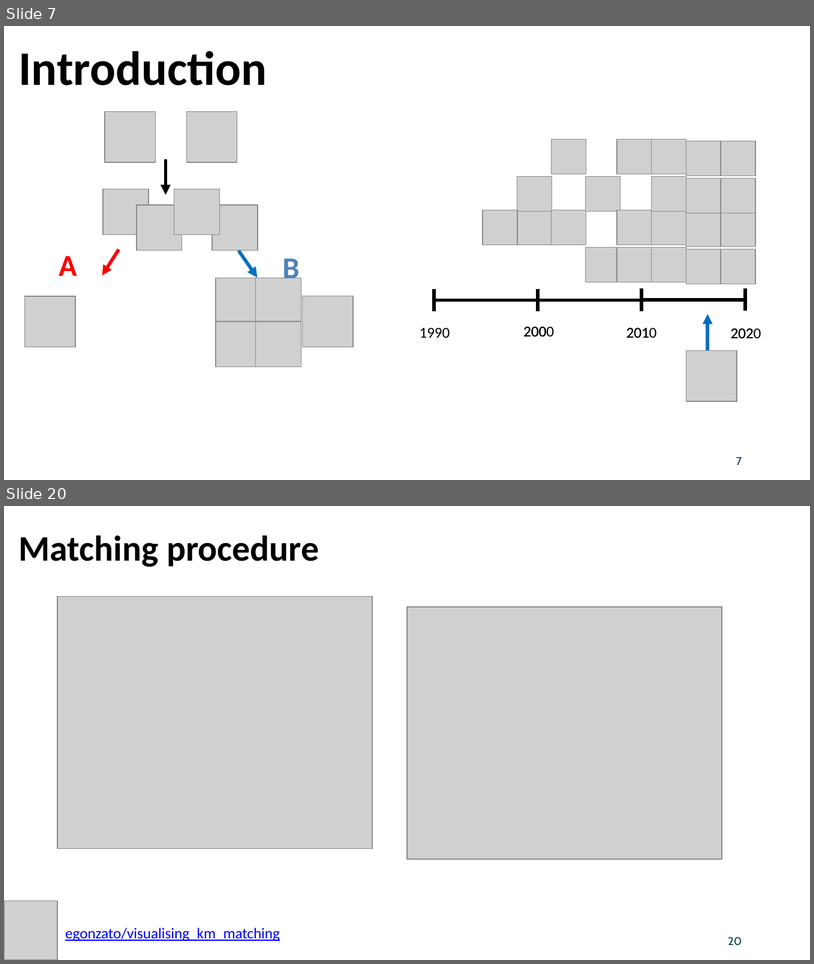
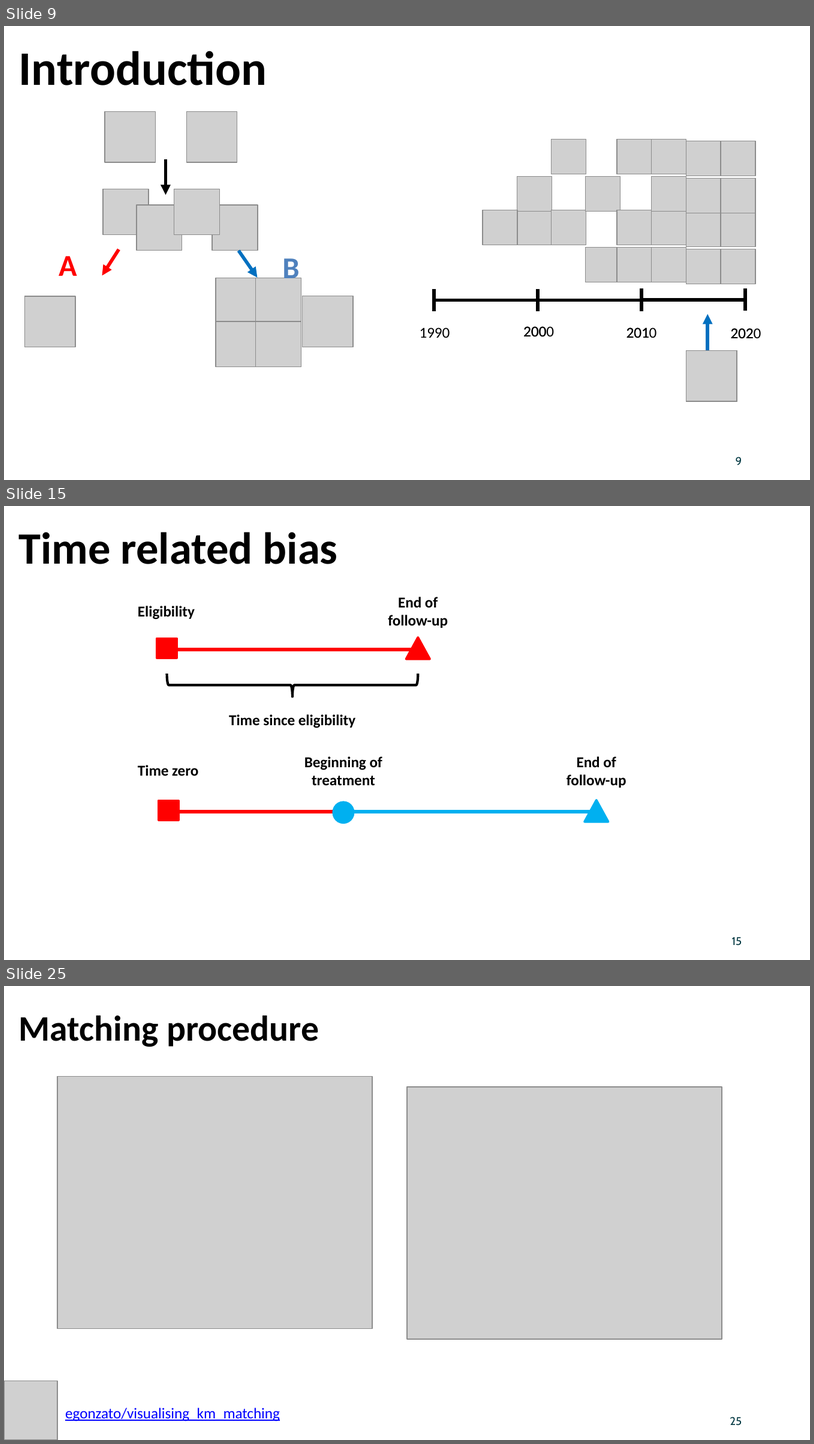
Before and after one commit to egonzato/PortfolioSetUp, a slide deck: public/assessing_comparability_sat_anchoring_eg_submission.pptx. Shown one above the other, each under a label of ours: slides 7 and 20 before the commit, slides 9, 15 and 25 after it; the slides between them are not shown. The pictures are 814x964 and 814x1444 pixels, drawn with LibreOffice and Linux fonts; fonts in the diff are those of the drawing; grey boxes stand for pictures; background and template pictures are left out. Boxes give left, top, right and bottom in pixels: in the first picture for what was removed or moved away, otherwise in the second. Text is boxed around its words. In the diff, an @@ line names an element or a change of style, - is before the commit and + after.

```diff
--- a/public/assessing_comparability_sat_anchoring_eg_submission.pptx
+++ b/public/assessing_comparability_sat_anchoring_eg_submission.pptx
@@ slide 15 added at <box>4,506,810,960</box>, background picture (left out) @@
@@ text added at <box>18,532,338,564</box>, 40 pt, text #000000, bold @@
+Time related bias
@@ text added at <box>138,606,195,619</box>, 13.5 pt, text #000000, bold @@
+Eligibility
@@ text added at <box>388,597,448,628</box>, 13.5 pt, text #000000, bold @@
+End of follow-up
@@ rectangle added at <box>157,638,177,658</box>, fill #FF0000, outline #FF0000 2 pt @@
@@ line added from (167, 639) to (167, 654), #000000 3 pt @@
@@ line added from (167, 649) to (419, 649), #FF0000 3 pt @@
@@ triangle added at <box>407,637,430,659</box>, fill #FF0000, outline #FF0000 2 pt @@
@@ right brace added at <box>167,674,419,696</box>, outline #000000 2.25 pt @@
@@ text added at <box>229,714,356,728</box>, 13.5 pt, text #000000, bold @@
+Time since eligibility
@@ text added at <box>305,756,383,786</box>, 13.5 pt, text #000000, bold @@
+Beginning of treatment
@@ text added at <box>567,756,627,787</box>, 13.5 pt, text #000000, bold @@
+End of follow-up
@@ text added at <box>138,765,198,776</box>, 13.5 pt, text #000000, bold @@
+Time zero
@@ rectangle added at <box>159,801,179,820</box>, fill #FF0000, outline #FF0000 2 pt @@
@@ line added from (168, 804) to (168, 819), #000000 3 pt @@
@@ line added from (168, 811) to (344, 811), #FF0000 3 pt @@
@@ ellipse added at <box>334,802,354,822</box>, fill #00B0F0, outline #00B0F0 2 pt @@
@@ line added from (344, 804) to (344, 820), #000000 3 pt @@
@@ line added from (344, 811) to (597, 811), #00B0F0 3 pt @@
@@ triangle added at <box>585,799,608,822</box>, fill #00B0F0, outline #00B0F0 2 pt @@
@@ page number added at <box>732,937,743,945</box>, 10 pt, text #003741 @@
+15
@@ what was slide 7 is now slide 9 @@
@@ page number at <box>736,456,743,465</box>: text changed @@
-7
+9
@@ what was slide 20 is now slide 25 @@
@@ page number at <box>730,1416,742,1425</box>: text changed @@
-20
+25
```
Also in this commit, not shown: 6 slides changed, 4 other slides added, 1 other file.
